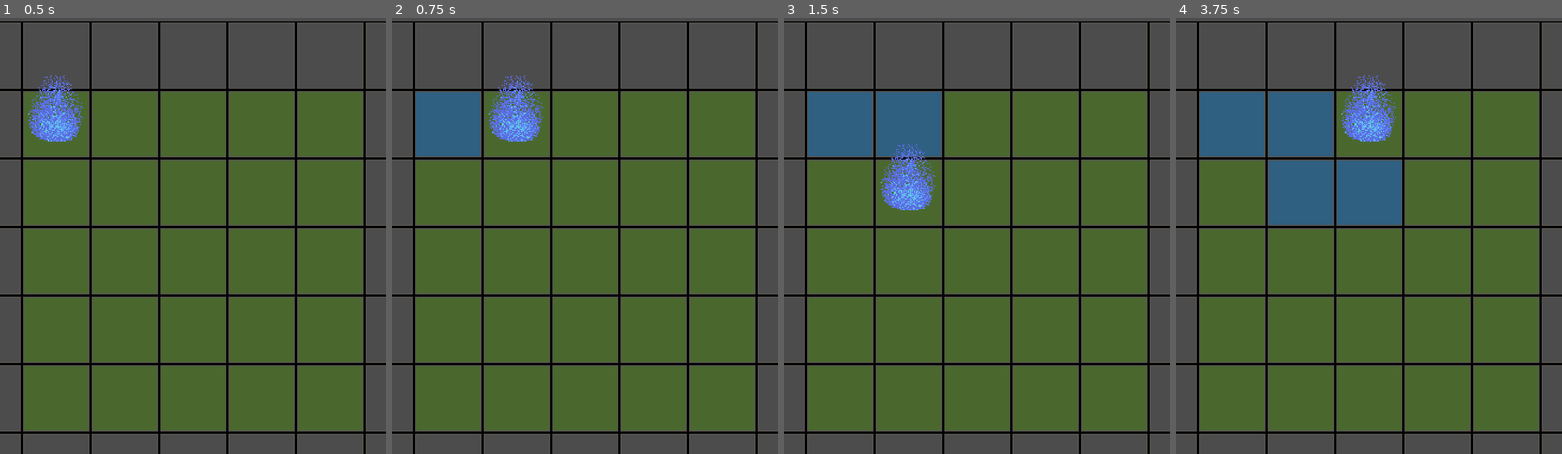
Above: before the commit, frames 1-4 (left to right).
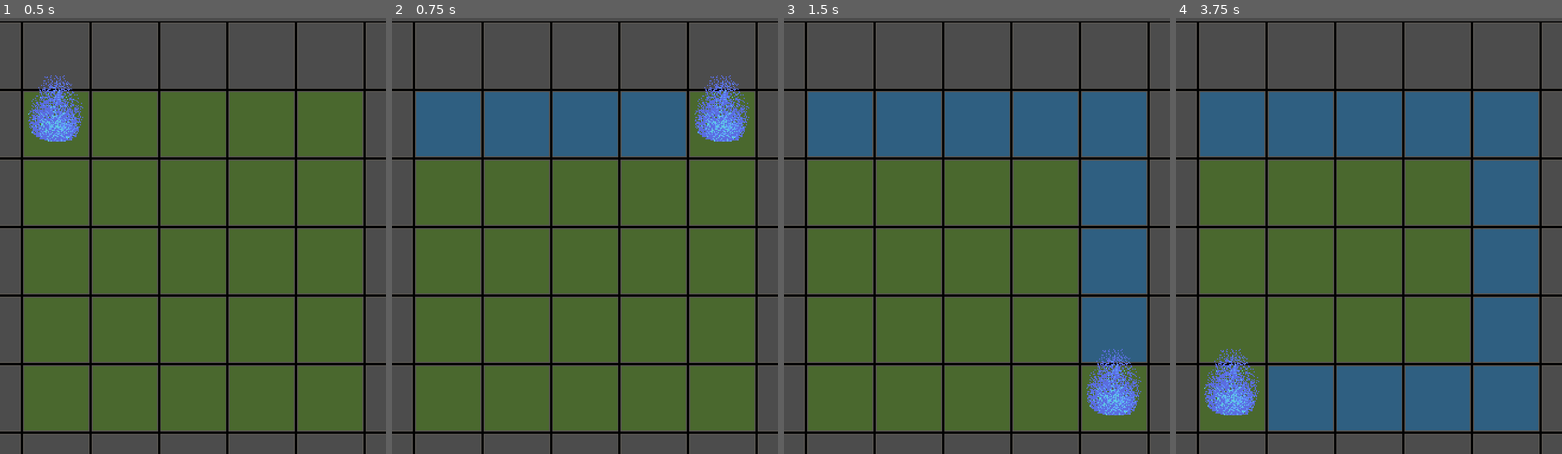
Above: after the commit, the same moments.

Repository: lone-llama-workshop/Permafrost-Slide-Puzzle
Game: Godot game, scene res://Main.tscn
The game is run twice, just before and just after one commit, with the same random seed, the same clock (stepped at 60 frames per second) and the same inputs.
Inputs:
- Up to frame 1 (0.5 s): no input
- Up to frame 2 (0.75 s): tap Enter at 0.5 s; hold Right (ui_right) from 0.53 s (still down)
- Up to frame 3 (1.5 s): tap Space at 1.25 s; release Right (ui_right) at 1.28 s; hold Down (ui_down) from 1.28 s (still down)
- Up to frame 4 (3.75 s): tap Enter at 2, 3.5 s; release Down (ui_down) at 2.03 s; hold Right (ui_right) 2.03-2.78 s; tap Space at 2.75 s; hold Up (ui_up) 2.78-3.53 s; hold Left (ui_left) from 3.53 s (still down)

Frame 1 is identical in both runs. In frame 2, 8.6% of the frame differs, in the area x 24-93%, y 13-32%; in frame 3, 17%; in frame 4, 31%, in the area x 7-94%, y 13-95%.

Commit message:
Sliding till colliding

Diff:
--- a/Main.tscn
+++ b/Main.tscn
@@ -5,13 +5,13 @@
 [ext_resource path="res://grass_grid.png" type="Texture" id=3]
 [ext_resource path="res://Player.tscn" type="PackedScene" id=4]
 
+[sub_resource type="ConvexPolygonShape2D" id=1]
+points = PoolVector2Array( 0, 0, 64, 0, 64, 64, 0, 64 )
+
 [sub_resource type="ConvexPolygonShape2D" id=2]
 points = PoolVector2Array( 0, 0, 64, 0, 64, 64, 0, 64 )
 
-[sub_resource type="ConvexPolygonShape2D" id=3]
-points = PoolVector2Array( 0, 0, 64, 0, 64, 64, 0, 64 )
-
-[sub_resource type="TileSet" id=1]
+[sub_resource type="TileSet" id=3]
 0/name = "grid.png 0"
 0/texture = ExtResource( 1 )
 0/tex_offset = Vector2( 0, 0 )
--- a/Player.gd
+++ b/Player.gd
@@ -4,13 +4,6 @@
 
 onready var grid: TileMap = get_parent()
 onready var ray_cast: RayCast2D =  $RayCast2D
-
-enum DIRECTIONS {
-	UP
-	DOWN
-	LEFT
-	RIGHT
-}
 
 
 func _ready() -> void:
@@ -33,9 +26,10 @@
 
 	ray_cast.cast_to = input_direction * grid.cell_size
 	ray_cast.force_raycast_update()
-	if !ray_cast.is_colliding():
+	while !ray_cast.is_colliding():
 		grid.set_cellv(grid.world_to_map(position), 1)
 		position += input_direction * grid.cell_size
+		ray_cast.force_raycast_update()
 
 
 func get_input_direction() -> Vector2:
Not shown: 3 places in Main.tscn that only renumber resources
